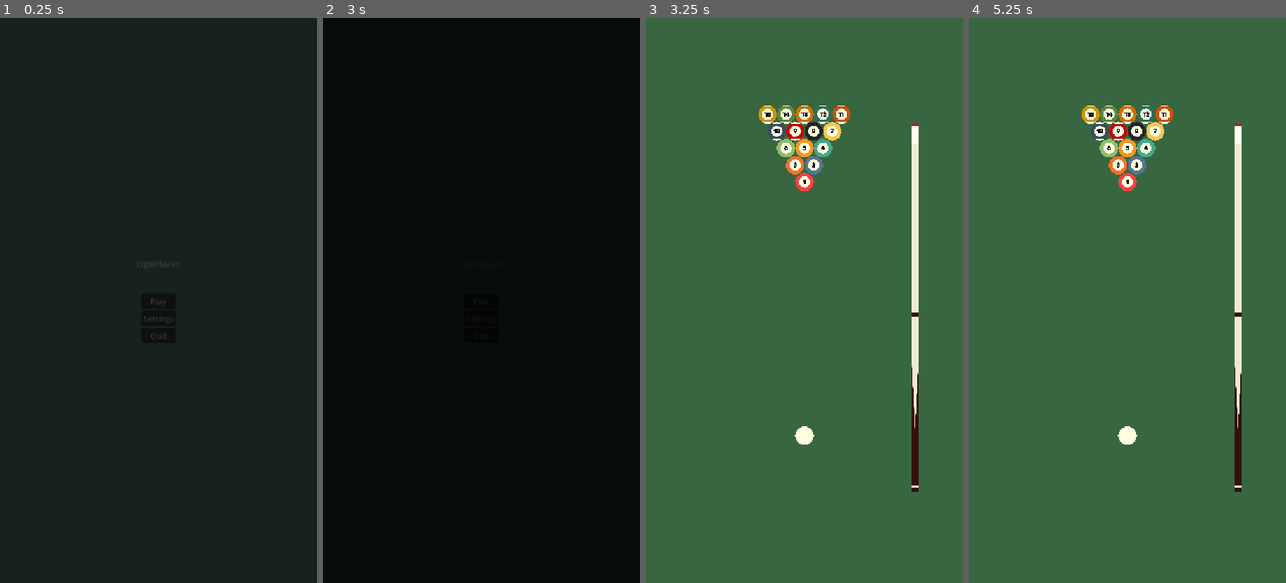
Above: before the commit, frames 1-4 (left to right).
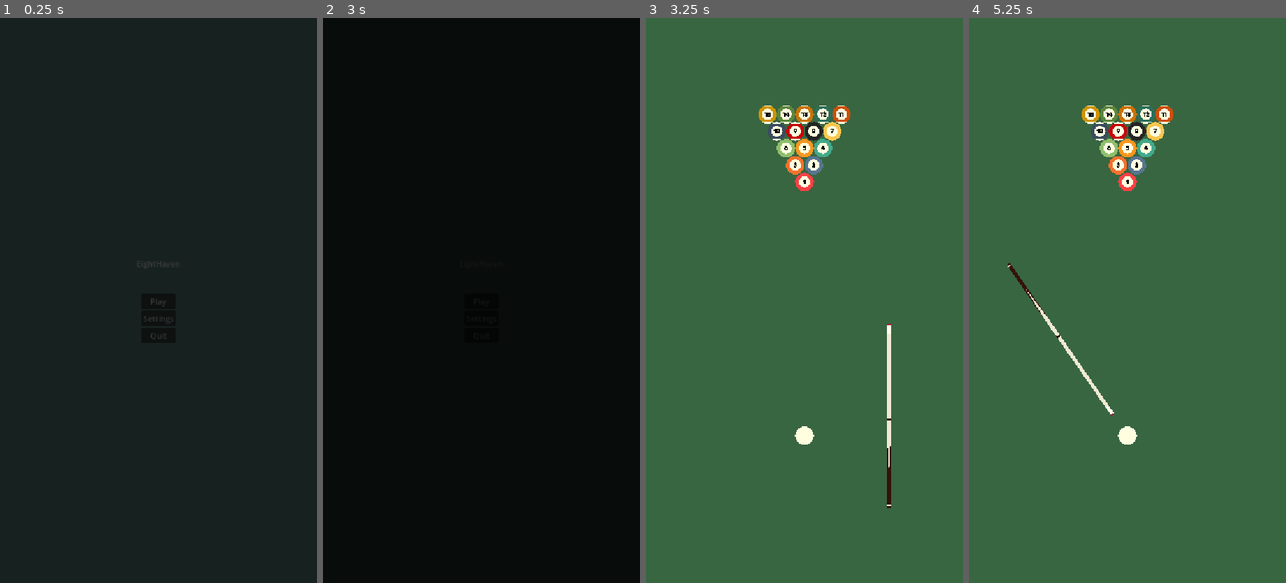
Above: after the commit, the same moments.

Repository: Yukeey07/EightHaven
Game: Godot game, scene res://assets/scenes/main_menu.tscn
Same seed, same stepped clock (60 frames per second), same inputs: the game is played once before the commit and once after it.
Inputs (mouse positions are in pixels of both pictures, inside the frame that each line leads up to):
- Up to frame 1 (0.25 s): no input
- Up to frame 2 (3 s): click "Play" at 0.5 s; click "Play" at 1.25 s; click "Play" at 2 s; move the mouse to (551, 272) at 2.77 s
- Up to frame 3 (3.25 s): no input
- Up to frame 4 (5.25 s): tap Enter at 3.5, 5 s; move the mouse to (1064, 328) at 3.52 s; tap Space at 4.25 s; move the mouse to (1159, 176) at 4.27 s; move the mouse to (1111, 413) at 5.02 s

Frames 1-2 are identical in both runs. In frame 3, 1.9% of the frame differs, in the area x 76-86%, y 18-87%; in frame 4, 1.8%.

Commit message:
Added moving queue

Diff:
--- a/assets/scenes/game_scene.tscn
+++ b/assets/scenes/game_scene.tscn
@@ -1,7 +1,7 @@
 [gd_scene format=3 uid="uid://cxjb1m5mlijb5"]
 
 [ext_resource type="Script" uid="uid://dpvugerkmyjhy" path="res://assets/scripts/gameManager.gd" id="1_yot8c"]
-[ext_resource type="Texture2D" uid="uid://dusj52bs1mwl3" path="res://assets/Queue@5x.png" id="2_07fqf"]
+[ext_resource type="PackedScene" uid="uid://civmgbisij2p" path="res://assets/scenes/queue.tscn" id="2_07fqf"]
 
 [node name="gameScene" type="Node2D" unique_id=1829530168]
 script = ExtResource("1_yot8c")
@@ -15,12 +15,11 @@
 anchor_bottom = 1.0
 grow_horizontal = 2
 grow_vertical = 2
+mouse_filter = 2
 color = Color(0.21960784, 0.4, 0.25490198, 1)
-
-[node name="Queue_5x" type="Sprite2D" parent="CanvasLayer" unique_id=874415612]
-position = Vector2(550, 590)
-scale = Vector2(0.15, 0.15)
-texture = ExtResource("2_07fqf")
 
 [node name="Camera2D" type="Camera2D" parent="." unique_id=56203908]
 zoom = Vector2(0.3, 0.3)
+
+[node name="Queue" parent="." unique_id=1734358920 instance=ExtResource("2_07fqf")]
+position = Vector2(576, 781)
--- a/assets/scripts/gameManager.gd
+++ b/assets/scripts/gameManager.gd
@@ -47,3 +47,19 @@
 func spawnBot():
 	var bot = BOT.instantiate()
 	add_child(bot)
+
+func _unhandled_input(event: InputEvent) -> void:
+	if event is InputEventMouse:
+		var white_ball: Ball = allBalls.get(0)
+		var global_mouse_pos: Vector2 = get_global_mouse_position()
+
+		if white_ball.global_position.distance_to(global_mouse_pos) < 200:
+			putQueueAroundWhiteBall(global_mouse_pos)
+
+func putQueueAroundWhiteBall(mousePos: Vector2) -> void:
+	var white_ball: Ball = allBalls.get(0)
+	var direction: Vector2 = (mousePos - white_ball.global_position).normalized()
+
+	$Queue.global_position = white_ball.global_position + direction * 800.0
+	$Queue.look_at(white_ball.global_position)
+	$Queue.rotation_degrees += 90
